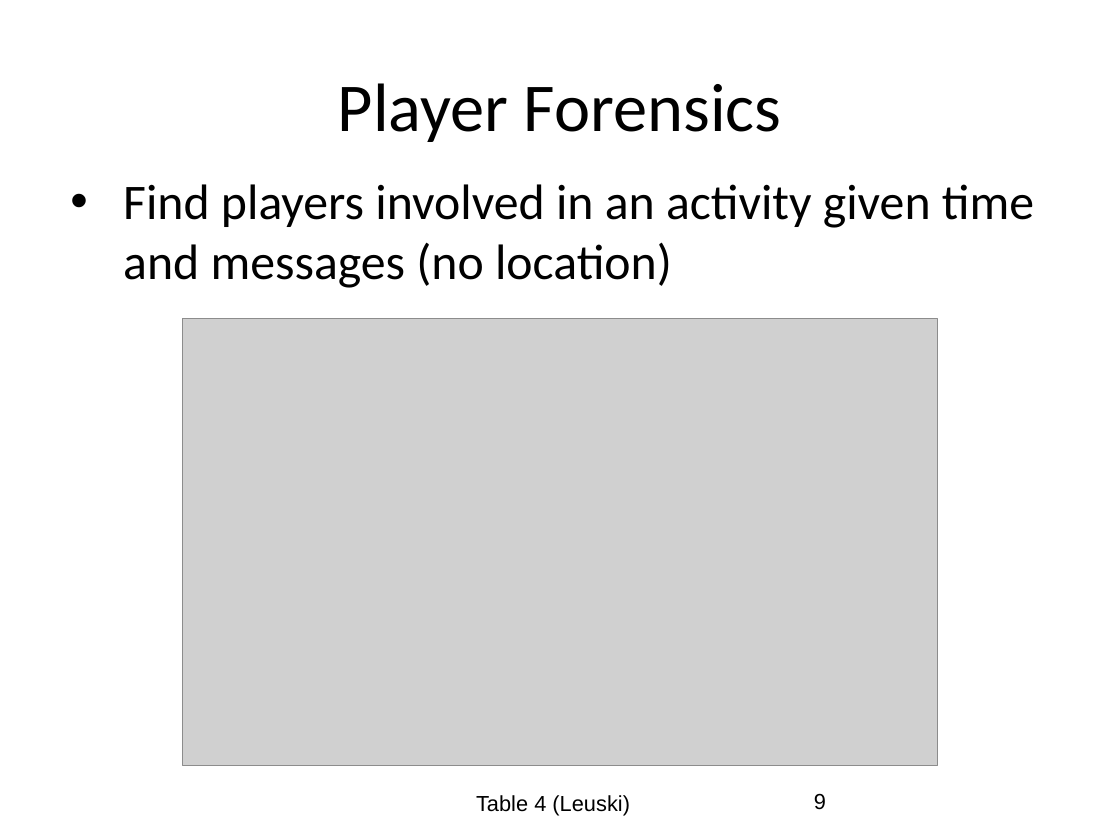
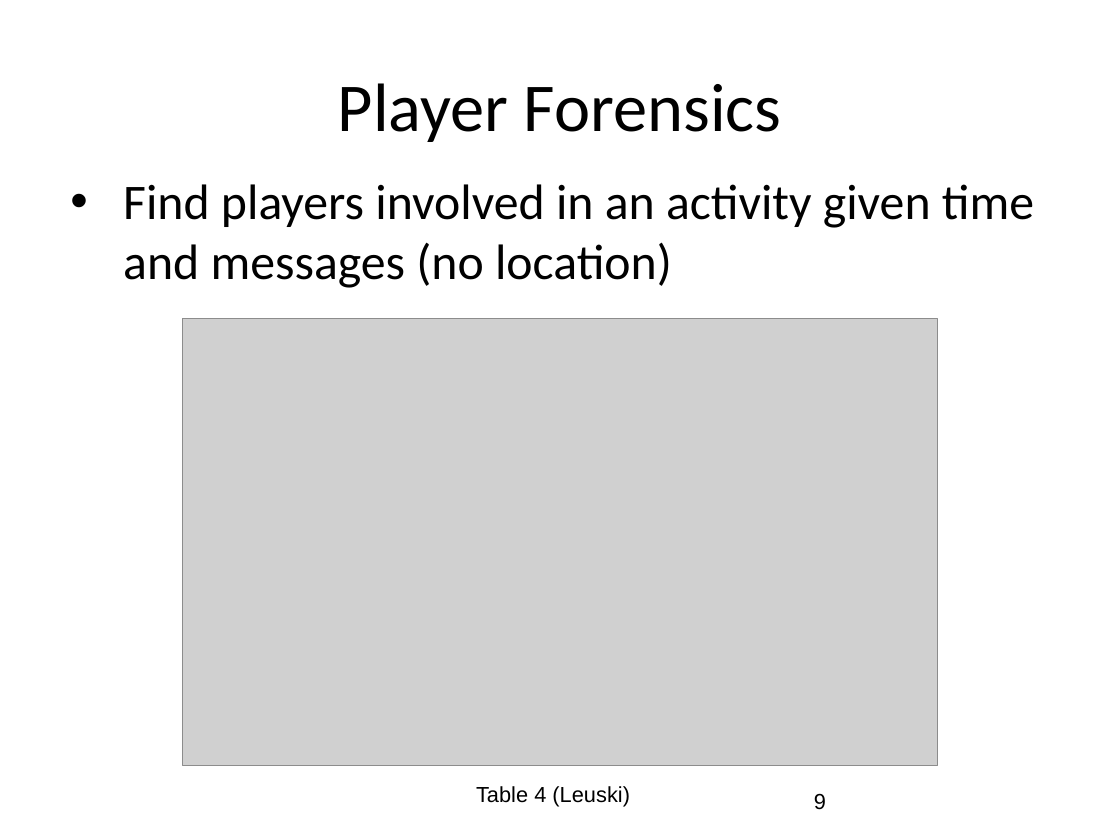
Before and after one commit to okrand/cs834-f17, a slide deck: slide 9 of presentations/OK-Presentation5.pptx. Drawn at 1120x840 pixels with LibreOffice and Linux fonts; fonts in the diff are those of the drawing; grey boxes stand for pictures. Boxes give left, top, right and bottom in pixels: in the first picture for what was removed or moved away, otherwise in the second. Text is boxed around its words. In the diff, an @@ line names an element or a change of style, - is before the commit and + after.

```diff
--- a/presentations/OK-Presentation5.pptx
+++ b/presentations/OK-Presentation5.pptx
@@ text "Table 4 (Leuski)": place and size @@
-text "Table 4 (Leuski)" at (476,795,630,816)
+text "Table 4 (Leuski)" at (476,786,630,807)
```
Also in this commit, not shown: 3 other slides changed.
